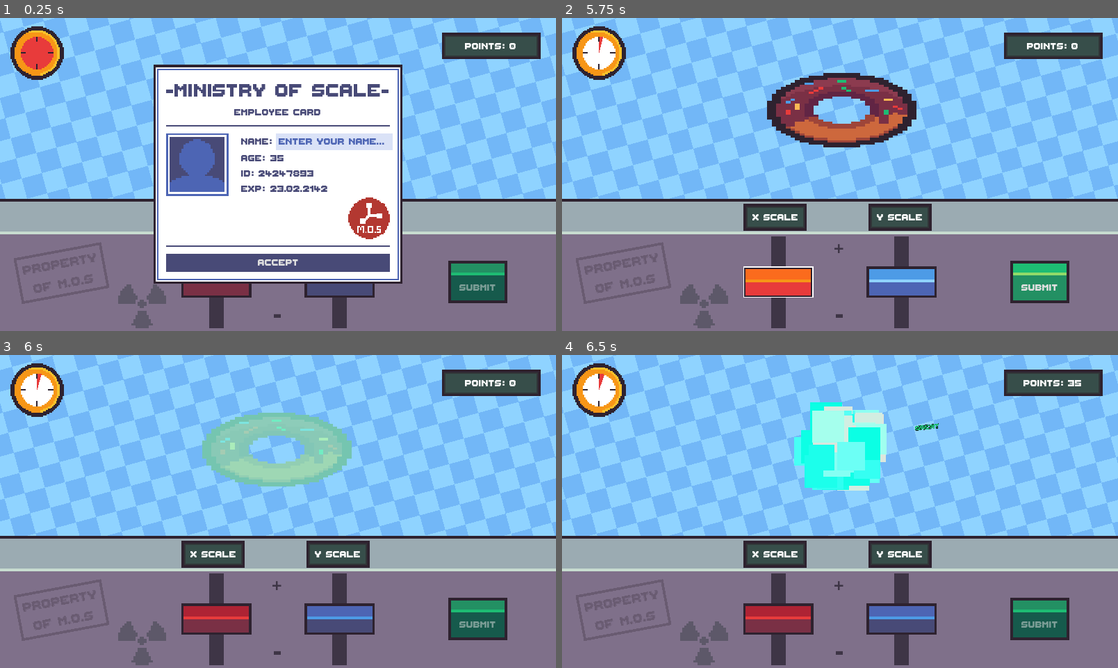
Above: before the commit, frames 1-4 (two rows, left to right).
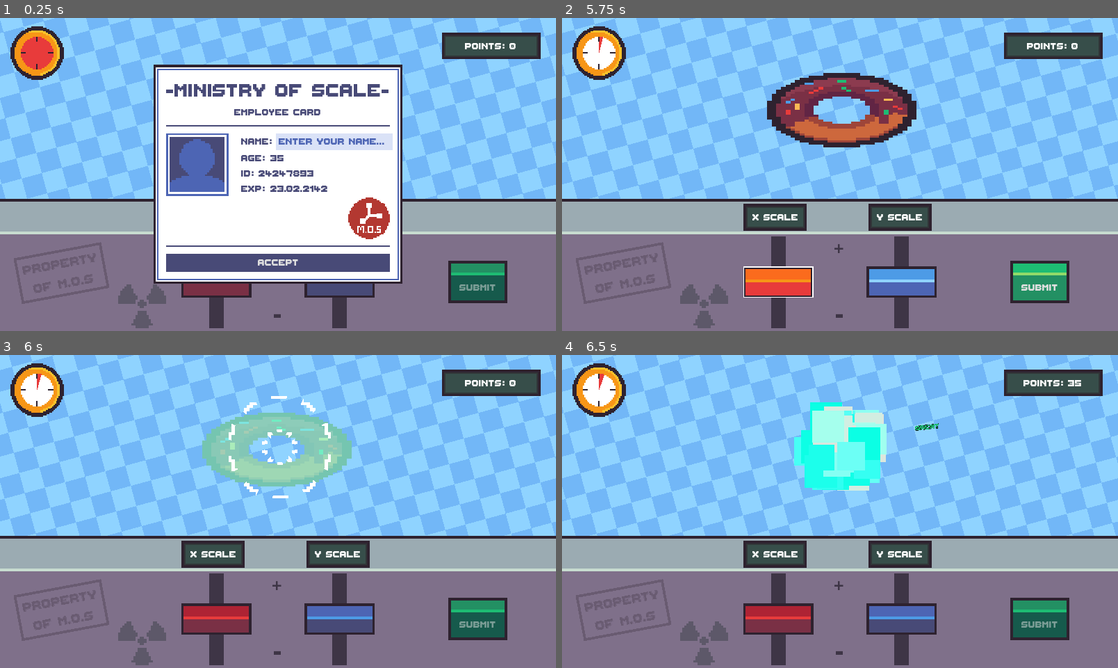
Above: after the commit, the same moments.

Repository: FixelDev/built-to-scale
Game: Godot game, scene res://scenes/game/game.tscn
The game is run twice, just before and just after one commit, with the same random seed, the same clock (stepped at 60 frames per second) and the same inputs.
Inputs (mouse positions are in pixels of both pictures, inside the frame that each line leads up to):
- Up to frame 1 (0.25 s): no input
- Up to frame 2 (5.75 s): click (895, 143) at 0.52 s; type "Alex" at 0.6 s; click "Accept" at 1.25 s; move the mouse to (962, 158) at 2.02 s; click "BEGIn" at 2.75 s; move the mouse to (728, 190) at 3.52 s; move the mouse to (895, 105) at 4.27 s; move the mouse to (812, 237) at 5.02 s
- Up to frame 3 (6 s): click "SUBMIT" at 5.75 s
- Up to frame 4 (6.5 s): no input

Frames 1-2 are identical in both runs. In frame 3, 0.5% of the frame differs, in the area x 41-60%, y 13-46%; in frame 4, nothing differs.
Error in both runs: Attempt to call function 'get_as_text' in base 'null instance' on a null instance. (res://globals/globals.gd:22)

Commit message:
Added new graphics for game objects:

Diff:
--- a/scenes/game/game_object_manager/game_object_manager.gd
+++ b/scenes/game/game_object_manager/game_object_manager.gd
@@ -42,6 +42,7 @@
 
 
 func _on_submit_button_pressed():
+	game_object_outline.modulate.a = 1
 	current_game_object.destroy()
 
 	await get_tree().create_timer(0.6).timeout
--- a/scenes/game/points_manager/points_manager.gd
+++ b/scenes/game/points_manager/points_manager.gd
@@ -22,15 +22,15 @@
 	var text_to_show: String
 	var text_color: Color
 
-	if accuracy >= 0.98:
+	if accuracy >= 0.97:
 		points_to_add = Globals.max_points
 		text_to_show = "Perfect!"
 		text_color = perfect_color
-	elif accuracy >= 0.6 and accuracy < 0.98:
+	elif accuracy >= 0.7 and accuracy < 0.97:
 		points_to_add = Globals.max_points * accuracy
 		text_to_show = ["Great", "Good", "Well done"].pick_random()
 		text_color = mid_color
-	elif accuracy >= 0.3 and accuracy < 0.6:
+	elif accuracy >= 0.4 and accuracy < 0.7:
 		points_to_add = Globals.max_points * (accuracy / 2)
 		text_to_show = "Ok"
 		text_color = mid_color
Binary file added: entities/game_object/ball/ball.aseprite
Binary file added: entities/game_object/ball/ball.png
Binary file added: entities/game_object/bar/bar.aseprite
Binary file added: entities/game_object/bar/bar.png
Not shown, added: entities/game_object/bar/bar.png.import
Binary file added: entities/game_object/cabinet/cabinet.aseprite
Binary file added: entities/game_object/cabinet/cabinet.png
Not shown, added: entities/game_object/cabinet/cabinet.png.import
Binary file added: entities/game_object/column/column.aseprite
Binary file added: entities/game_object/column/column.png
Not shown, added: entities/game_object/column/column.png.import
Binary file added: entities/game_object/furnace/furnace.aseprite
(and 15 more such lines)
